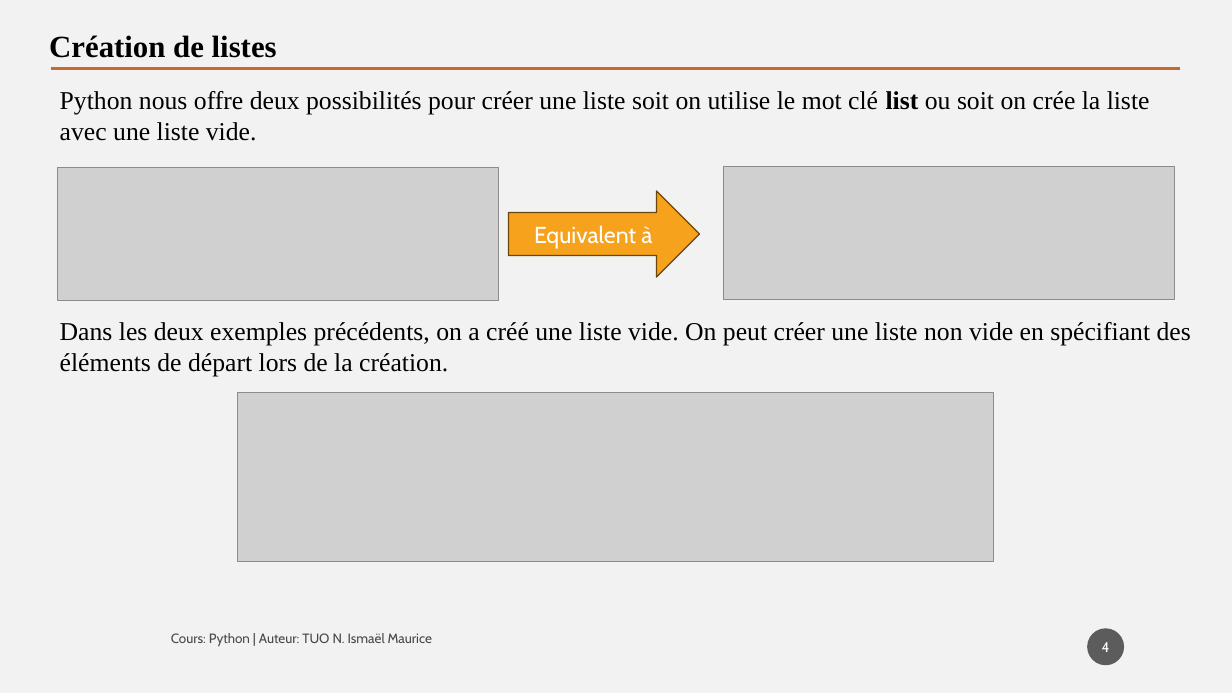
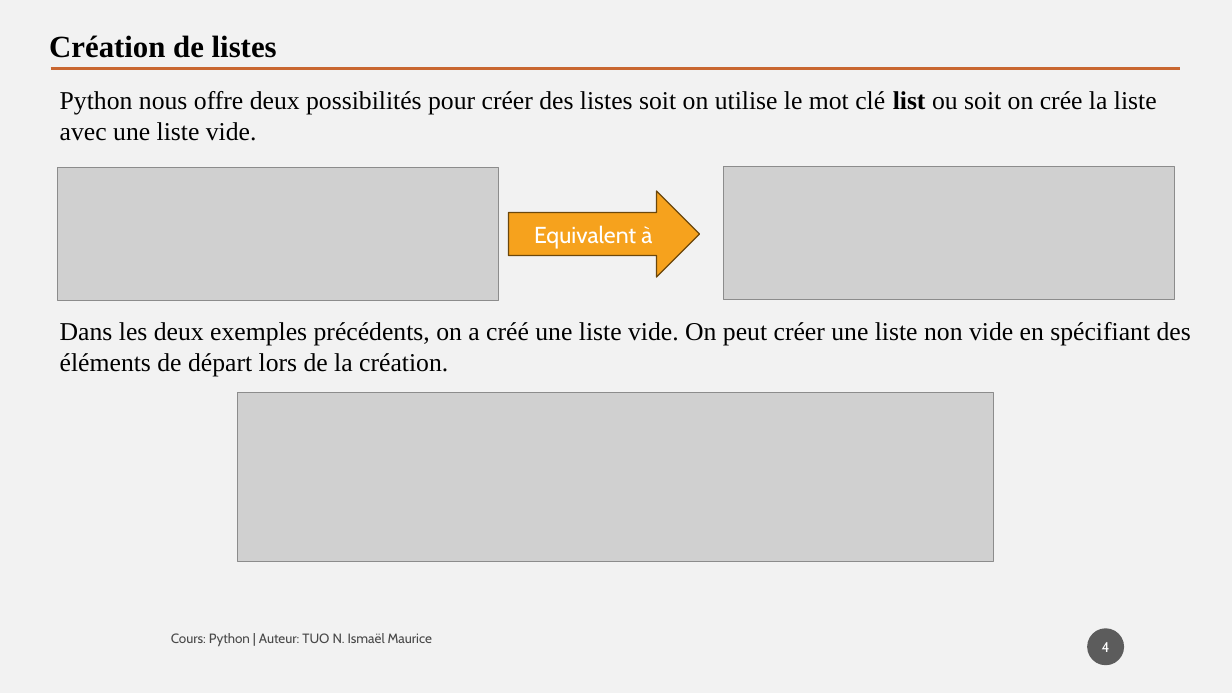
Before and after one commit to tisma95/cours-python, a slide deck: slide 4 of source/Chapitre 9 - Les listes.pptx. Drawn at 1232x693 pixels with LibreOffice and Linux fonts; fonts in the diff are those of the drawing; grey boxes stand for pictures. Boxes give left, top, right and bottom in pixels: in the first picture for what was removed or moved away, otherwise in the second. Text is boxed around its words. In the diff, an @@ line names an element or a change of style, - is before the commit and + after.

Commit message:
Feat(chp9): Chapitre sur les listes
Ajout des operations sur enumerate, boucle for et passage de chaine à liste

```diff
--- a/source/Chapitre 9 - Les listes.pptx
+++ b/source/Chapitre 9 - Les listes.pptx
@@ text at (60, 91, 1157, 141): text changed @@
-Python nous offre deux possibilités pour créer une liste soit on utilise le mot clé list ou soit on crée la liste avec une liste vide.
+Python nous offre deux possibilités pour créer des listes soit on utilise le mot clé list ou soit on crée la liste avec une liste vide.
```
Also in this commit, not shown: 11 other slides changed, 2 slides added, 3 other files.
